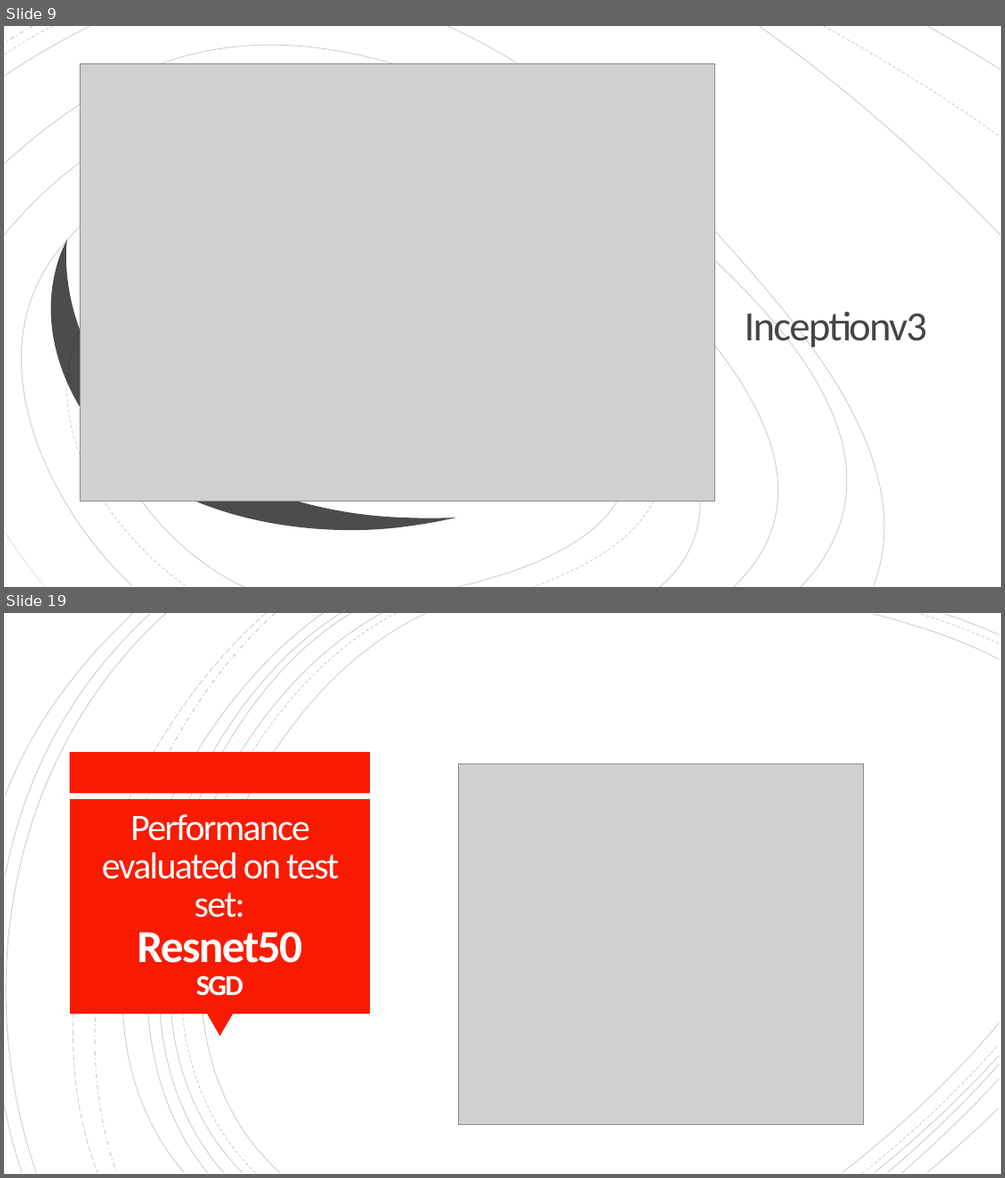
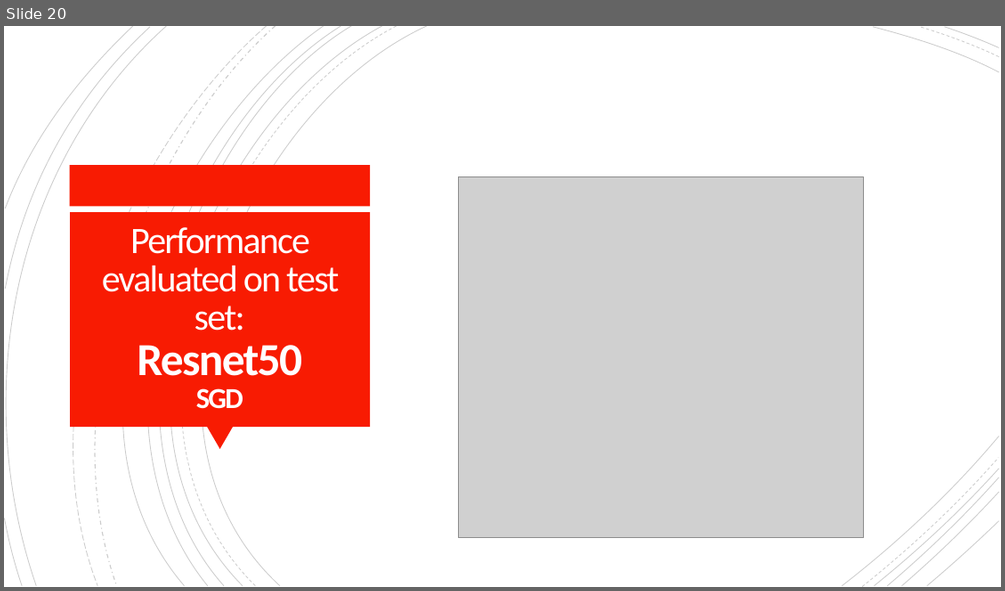
Before and after one commit to Kaoutar-Nahli/Early-Fire-Detection, a slide deck: deep-learning-fire-detection.pptx. Shown one above the other, each under a label of ours: slides 9 and 19 before the commit, slide 20 after it; the slides between them are not shown. The pictures are 1005x1178 and 1005x591 pixels, drawn with LibreOffice and Linux fonts; fonts in the diff are those of the drawing; grey boxes stand for pictures. Boxes give left, top, right and bottom in pixels: in the first picture for what was removed or moved away, otherwise in the second. Text is boxed around its words. In the diff, an @@ line names an element or a change of style, - is before the commit and + after.

```diff
--- a/deep-learning-fire-detection.pptx
+++ b/deep-learning-fire-detection.pptx
@@ slide 9 removed at [4, 26, 1001, 587], background #FFFFFF; not listed: 18 template elements that a slide beside it also shows @@
@@ rectangle removed at [4, 26, 1001, 587] @@
@@ freeform shape removed at [4, 26, 911, 587] @@
@@ freeform shape removed at [4, 26, 90, 76] @@
@@ freeform shape removed at [4, 26, 53, 54] @@
@@ freeform shape removed at [4, 26, 33, 43] @@
@@ freeform shape removed at [447, 26, 921, 586] @@
@@ freeform shape removed at [760, 26, 1001, 234] @@
@@ freeform shape removed at [824, 26, 1001, 137] @@
@@ group removed at [4, 26, 1001, 587]: 19 freeform shapes @@
@@ freeform shape removed at [928, 26, 1001, 70] @@
@@ freeform shape removed at [4, 70, 849, 587] @@
@@ picture removed at [81, 63, 715, 500] @@
@@ freeform shape removed at [4, 131, 770, 587] @@
@@ freeform shape removed at [24, 172, 681, 587] @@
@@ freeform shape removed at [35, 176, 457, 587] @@
@@ freeform shape removed at [58, 191, 662, 587] @@
@@ title removed at [744, 306, 927, 351] @@
-Inceptionv3
@@ freeform shape removed at [4, 532, 45, 587] @@
@@ what was slide 19 is now slide 20 @@
```
Also in this commit, not shown: 12 slides changed, 8 slides added, 6 other slides removed.
